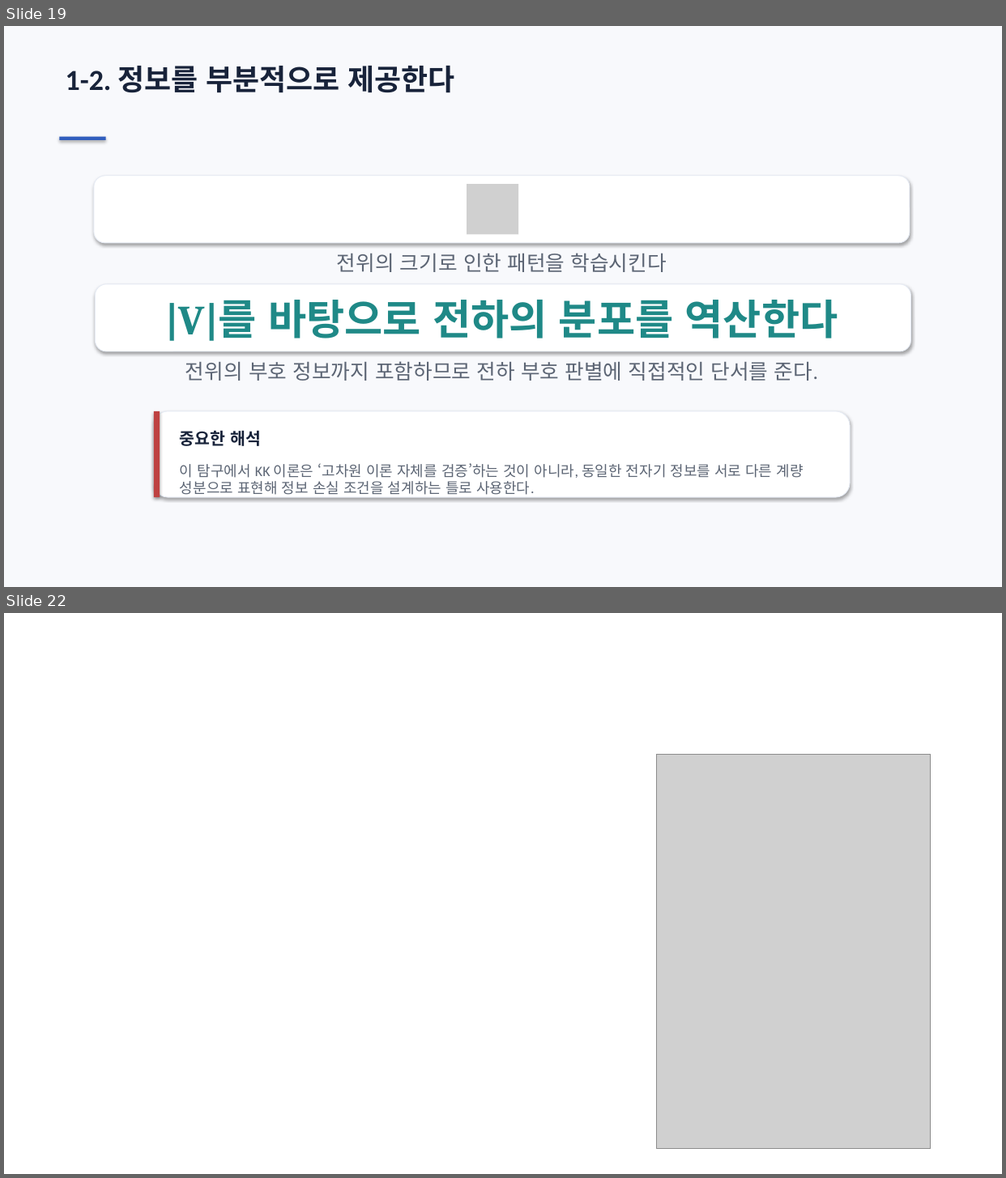
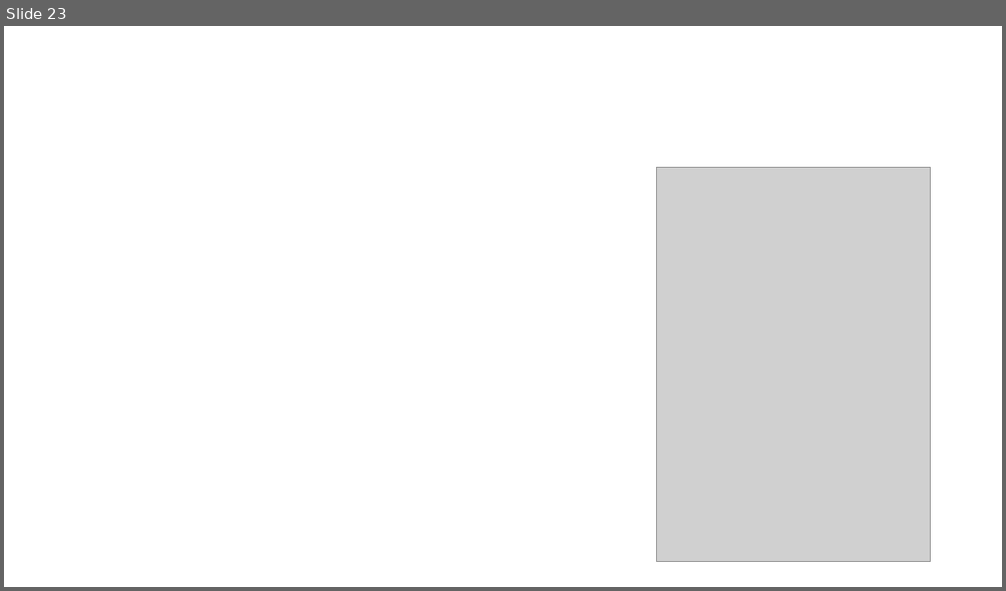
Before and after one commit to ohyunu525/KK-AI, a slide deck: Documents/보고서 파일.pptx. Shown one above the other, each under a label of ours: slides 19 and 22 before the commit, slide 23 after it; the slides between them are not shown. The pictures are 1006x1178 and 1006x591 pixels, drawn with LibreOffice and Linux fonts; fonts in the diff are those of the drawing; grey boxes stand for pictures; background and template pictures are left out. Boxes give left, top, right and bottom in pixels: in the first picture for what was removed or moved away, otherwise in the second. Text is boxed around its words. In the diff, an @@ line names an element or a change of style, - is before the commit and + after.

```diff
--- a/Documents/보고서 파일.pptx
+++ b/Documents/보고서 파일.pptx
@@ slide 19 removed at <box>4,26,1002,587</box>, background #FFFFFF @@
@@ rectangle removed at <box>4,26,1002,587</box> @@
@@ text removed at <box>66,66,455,93</box> @@
-1-2. 정보를 부분적으로 제공한다
@@ rectangle removed at <box>59,137,106,139</box> @@
@@ rounded rectangle removed at <box>94,176,910,243</box> @@
@@ picture removed at <box>467,184,518,234</box> @@
@@ text removed at <box>337,253,667,272</box> @@
-전위의 크기로 인한 패턴을 학습시킨다
@@ rounded rectangle removed at <box>96,284,911,352</box> @@
@@ text removed at <box>165,300,838,341</box> @@
-|V|를 바탕으로 전하의 분포를 역산한다
@@ text removed at <box>185,361,818,381</box> @@
-전위의 부호 정보까지 포함하므로 전하 부호 판별에 직접적인 단서를 준다.
@@ rounded rectangle removed at <box>154,412,850,497</box> @@
@@ rectangle removed at <box>154,412,160,497</box> @@
@@ text removed at <box>180,430,261,446</box> @@
-중요한 해석
@@ text removed at <box>180,463,803,498</box> @@
-이 탐구에서 KK 이론은 ‘고차원 이론 자체를 검증’하는 것이 아니라, 동일한 전자기 정보를 서로 다른 계량 성분으로 표현해 정보 손실 조건을 설계하는 틀로 사용한다.
@@ what was slide 22 is now slide 23 @@
```
Also in this commit, not shown: 5 slides changed, 2 slides added, 1 other file.
